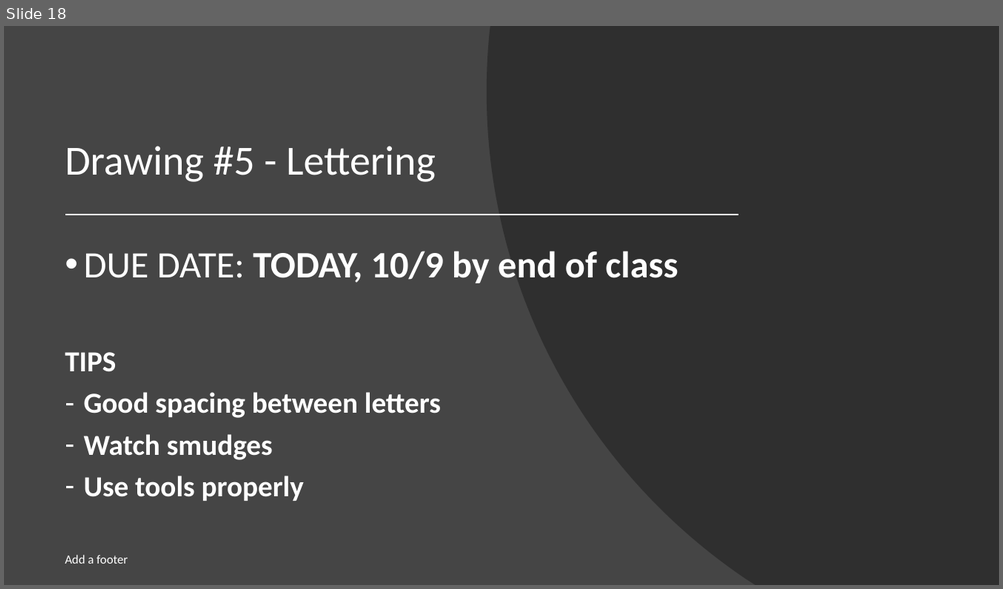
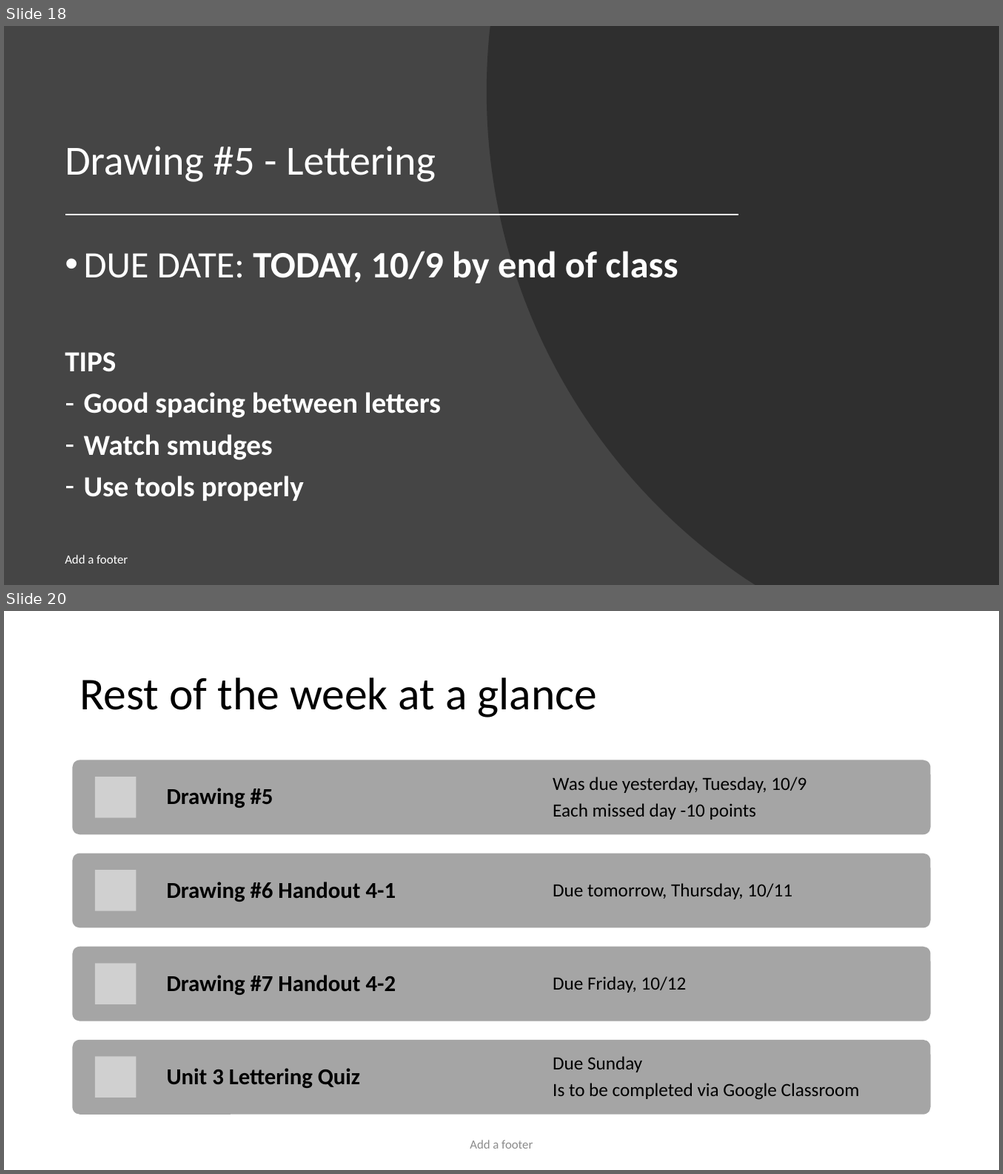
Before and after one commit to nickvertucci/Technology-Education-Curriculum, a slide deck: High School/Design and Drawing for Production/Unit 3 - Introduction to Lettering/Section 1 - What is Lettering/Assets/Unit 3 - Section 1 - What is Lettering.pptx. Shown one above the other, each under a label of ours: slide 18 before the commit, slides 18 and 20 after it; the slides between them are not shown. The pictures are 1003x589 and 1003x1174 pixels, drawn with LibreOffice and Linux fonts; fonts in the diff are those of the drawing; grey boxes stand for pictures. Boxes give left, top, right and bottom in pixels: in the first picture for what was removed or moved away, otherwise in the second. Text is boxed around its words. In the diff, an @@ line names an element or a change of style, - is before the commit and + after.

Commit message:
Update for DDP

```diff
--- a/High School/Design and Drawing for Production/Unit 3 - Introduction to Lettering/Section 1 - What is Lettering/Assets/Unit 3 - Section 1 - What is Lettering.pptx
+++ b/High School/Design and Drawing for Production/Unit 3 - Introduction to Lettering/Section 1 - What is Lettering/Assets/Unit 3 - Section 1 - What is Lettering.pptx
@@ slide 20 added at (x1=4, y1=611, x2=999, y2=1170), background #FFFFFF @@
@@ title added at (x1=79, y1=678, x2=597, y2=718), 44 pt, text #000000 @@
+Rest of the week at a glance
@@ group added at (x1=73, y1=760, x2=930, y2=1115): 8 texts, 4 rounded rectangles, 4 pictures @@
+Drawing #5
+Was due yesterday, Tuesday, 10/9
+Each missed day -10 points
+Drawing #6 Handout 4-1
+Due tomorrow, Thursday, 10/11
+Drawing #7 Handout 4-2
+Due Friday, 10/12
+Unit 3 Lettering Quiz
+Due Sunday
+Is to be completed via Google Classroom
@@ text added at (x1=469, y1=1140, x2=532, y2=1149), 12 pt, text #8C8C8C @@
+Add a footer
```
Also in this commit, not shown: 2 other slides added.
